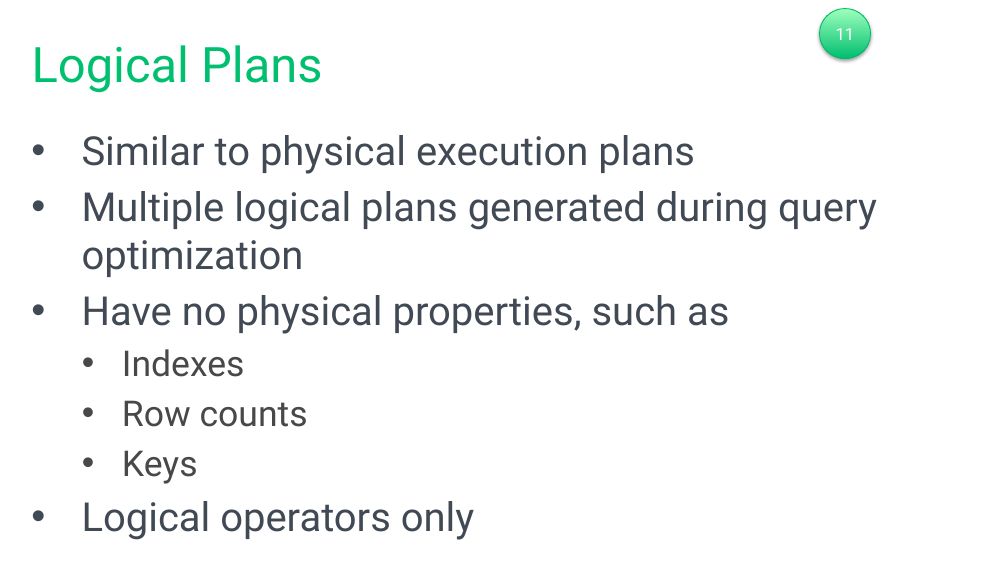
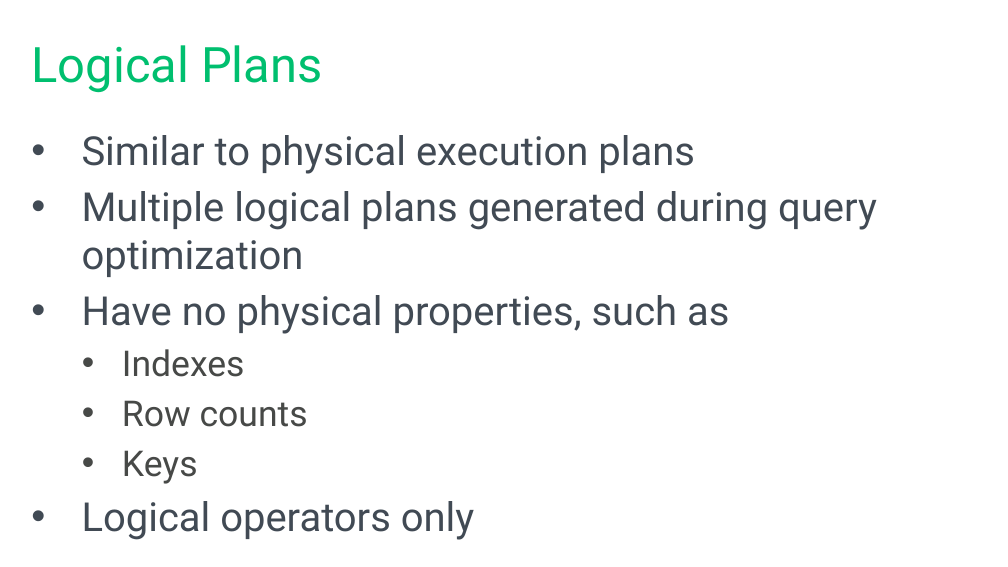
Before and after one commit to tf3604/OptimizerPresentation, a slide deck: slide 32 of Optimizer.pptx. Drawn at 1008x567 pixels with LibreOffice and Linux fonts; fonts in the diff are those of the drawing; background and template pictures are left out. Boxes give left, top, right and bottom in pixels: in the first picture for what was removed or moved away, otherwise in the second. Text is boxed around its words. In the diff, an @@ line names an element or a change of style, - is before the commit and + after.

```diff
--- a/Optimizer.pptx
+++ b/Optimizer.pptx
@@ ellipse removed at (x1=819, y1=9, x2=870, y2=59) @@
-11
```
Also in this commit, not shown: 1 slide added.
